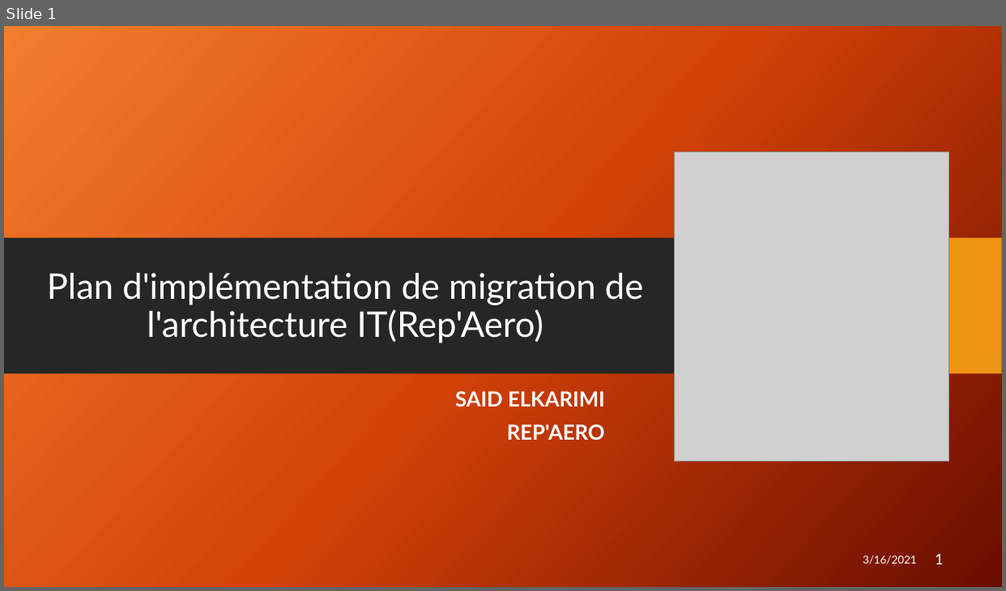
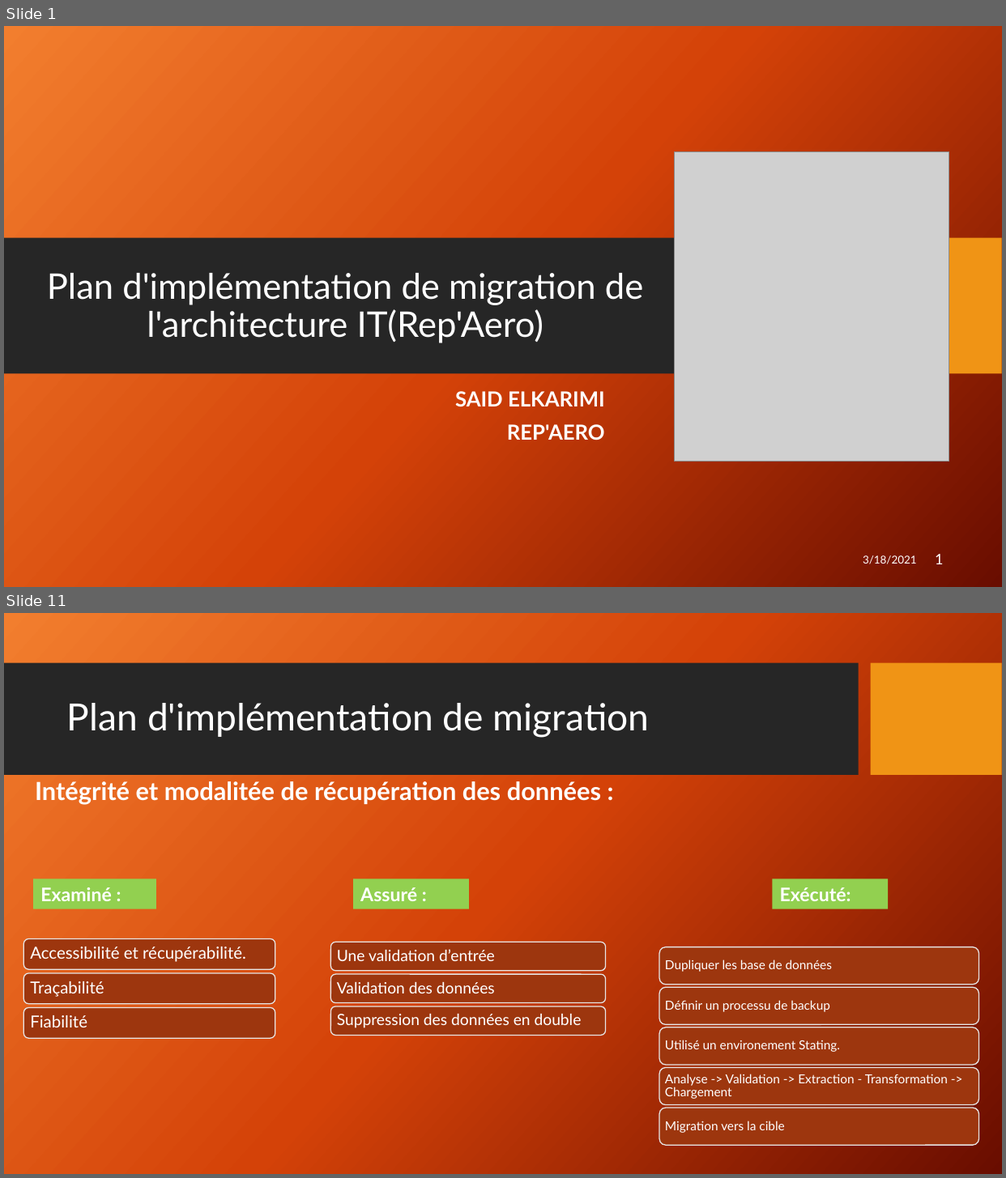
Before and after one commit to RigoSaid/rep-aero-repository, a slide deck: Presentation_Rep-Aero.pptx. Shown one above the other, each under a label of ours: slide 1 before the commit, slides 1 and 11 after it; the slides between them are not shown. The pictures are 1006x591 and 1006x1178 pixels, drawn with LibreOffice and Linux fonts; fonts in the diff are those of the drawing; grey boxes stand for pictures; background and template pictures are left out. Boxes give left, top, right and bottom in pixels: in the first picture for what was removed or moved away, otherwise in the second. Text is boxed around its words. In the diff, an @@ line names an element or a change of style, - is before the commit and + after.

Commit message:
Rep Aero migration _présentation

```diff
--- a/Presentation_Rep-Aero.pptx
+++ b/Presentation_Rep-Aero.pptx
@@ slide 11 added at [4,613,1002,1174], background picture (left out) @@
@@ rectangle added at [4,663,859,776], fill #262626 @@
@@ rectangle added at [871,663,1002,776], fill #F09415 @@
@@ title added at [67,703,650,738], 36 pt, text #FFFFFF @@
+Plan d'implémentation de migration
@@ text added at [35,781,601,805], 24 pt, text #FFFFFF, bold @@
+Intégrité et modalitée de récupération des données :
@@ rectangle added at [33,879,156,909], fill #92D050, 18 pt, text #FFFFFF, bold @@
+Examiné :
@@ rectangle added at [353,879,469,909], fill #92D050, 18 pt, text #FFFFFF, bold @@
+Assuré :
@@ rectangle added at [772,879,889,909], fill #92D050, 18 pt, text #FFFFFF, bold @@
+Exécuté:
@@ group added at [23,939,275,1039]: 3 rounded rectangles, 3 texts @@
+Accessibilité et récupérabilité.
+Traçabilité
+Fiabilité
@@ group added at [331,943,606,1035]: 3 rounded rectangles, 3 texts @@
+Une validation d’entrée
+Validation des données
+Suppression des données en double
@@ group added at [660,948,979,1145]: 5 rounded rectangles, 5 texts @@
+Dupliquer les base de données
+Définir un processu de backup
+Utilisé un environement Stating.
+Analyse -> Validation -> Extraction - Transformation -> Chargement
+Migration vers la cible
@@ slide 1 changed as well @@
@@ text at [863,556,916,565]: text changed @@
-3/16/2021
+3/18/2021
```
Also in this commit, not shown: 1 other slide changed, 10 other slides added, 1 other file.
